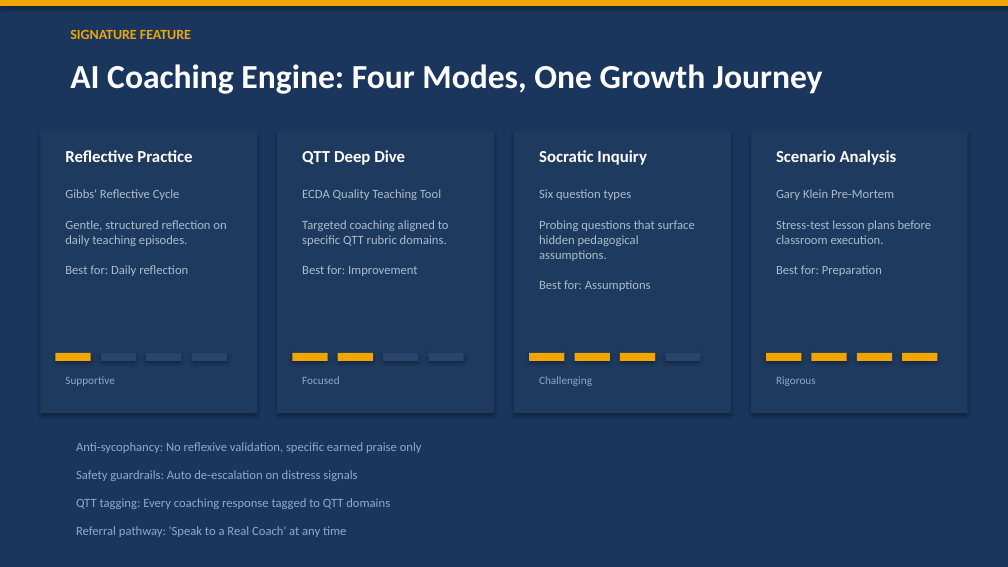
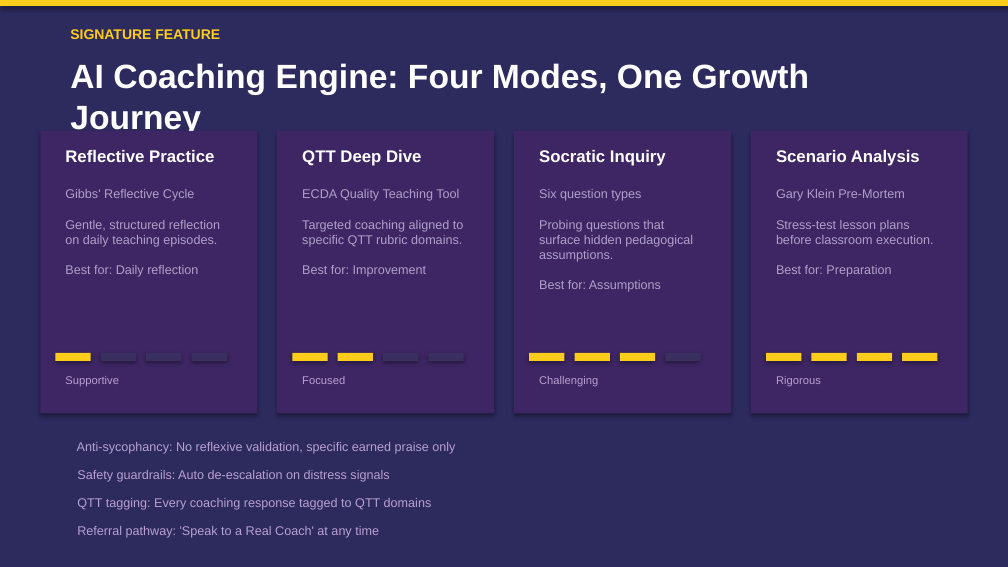
Before and after one commit to anitateoyingying/pedaforge, a slide deck: slide 4 of slides/PedaForge_Proposal.pptx. Drawn at 1008x567 pixels with LibreOffice and Linux fonts; fonts in the diff are those of the drawing. Boxes give left, top, right and bottom in pixels: in the first picture for what was removed or moved away, otherwise in the second. Text is boxed around its words. In the diff, an @@ line names an element or a change of style, - is before the commit and + after.

```diff
--- a/slides/PedaForge_Proposal.pptx
+++ b/slides/PedaForge_Proposal.pptx
@@ background #1A365D to #2D2A5E @@
@@ text "SIGNATURE FEATURE" at <box>70,29,220,39</box>: font Calibri to Arial, text colour #F0A500 to #FECD1B @@
@@ fill #1E3A5F to #3D2663 in 4 elements at <box>277,131,494,413</box>, <box>514,131,731,413</box>, <box>751,131,968,413</box>, <box>40,131,257,413</box> @@
@@ font Calibri to Arial in 5 elements at <box>70,63,810,131</box>, <box>65,150,214,162</box>, <box>302,150,421,166</box>, <box>539,150,666,166</box>, <box>776,150,920,166</box> @@
@@ font Calibri to Arial, text colour #AABBCC to #B0A0C8 in 4 elements at <box>65,189,220,277</box>, <box>302,189,464,277</box>, <box>539,189,693,292</box>, <box>776,189,933,277</box> @@
@@ fill #2A456A to #3A3060 in 6 elements at <box>101,353,136,361</box>, <box>146,353,181,361</box>, <box>192,353,227,361</box>, <box>383,353,418,361</box>, <box>428,353,464,361</box>, <box>665,353,701,361</box> @@
@@ fill #F0A500 to #FECD1B in 11 elements at <box>0,0,1008,6</box>, <box>55,353,91,361</box>, <box>292,353,328,361</box>, <box>338,353,373,361</box>, <box>529,353,564,361</box>, <box>575,353,610,361</box>, <box>620,353,655,361</box>, <box>766,353,801,361</box>, <box>811,353,847,361</box>, <box>857,353,892,361</box>, <box>902,353,937,361</box> @@
@@ font Calibri to Arial, text colour #8BAACC to #B8A0D0 in 8 elements at <box>65,376,119,386</box>, <box>302,376,345,384</box>, <box>539,376,598,386</box>, <box>776,376,821,386</box>, <box>77,442,455,454</box>, <box>77,470,389,482</box>, <box>77,498,432,510</box>, <box>77,526,379,538</box> @@
```
Also in this commit, not shown: 11 other slides changed, 10 other files.
